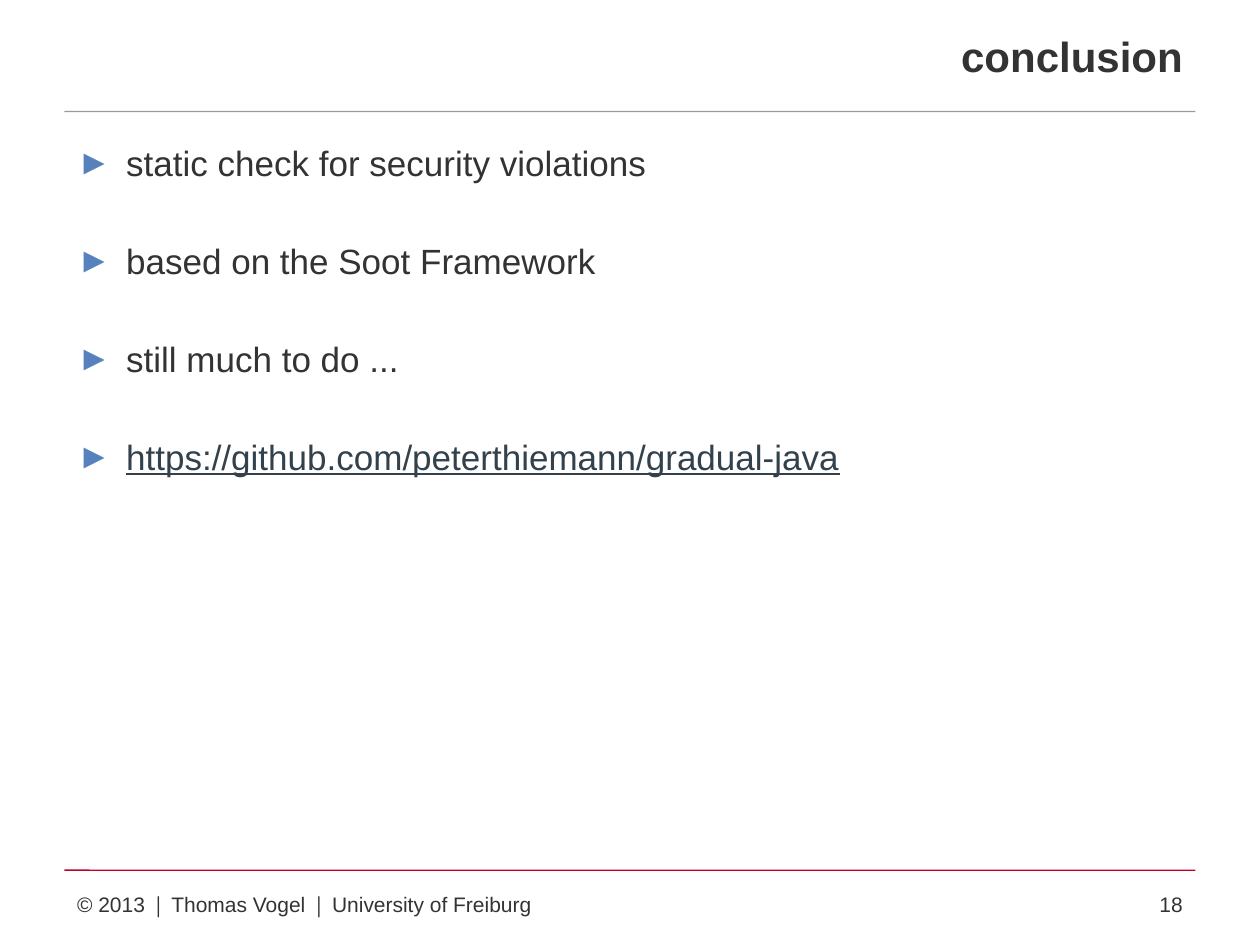
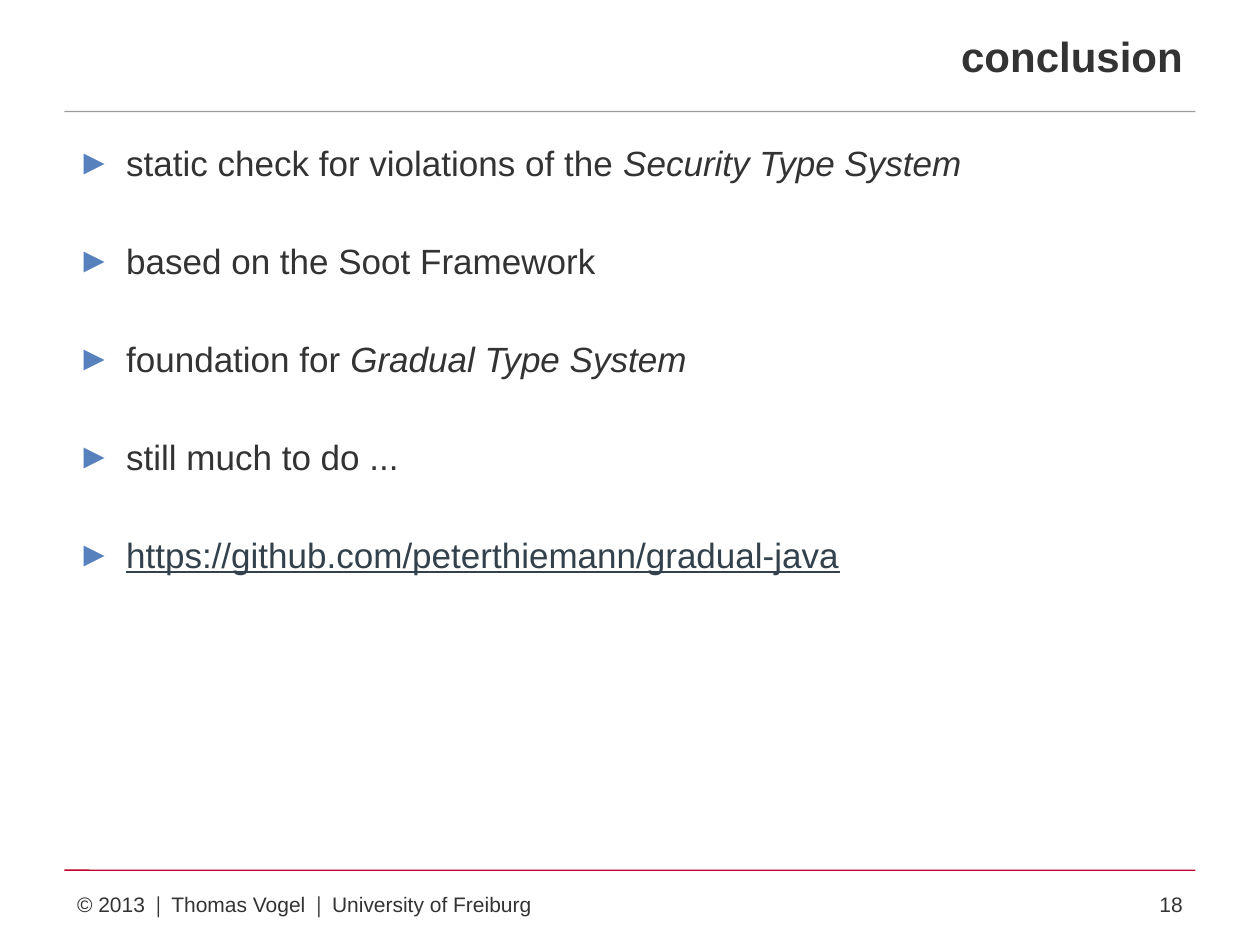
Before and after one commit to proglang/jgs, a slide deck: slide 18 of presentation/presentation.pptx. Drawn at 1260x945 pixels with LibreOffice and Linux fonts; fonts in the diff are those of the drawing. Boxes give left, top, right and bottom in pixels: in the first picture for what was removed or moved away, otherwise in the second. Text is boxed around its words. In the diff, an @@ line names an element or a change of style, - is before the commit and + after.

```diff
--- a/presentation/presentation.pptx
+++ b/presentation/presentation.pptx
@@ text at (x1=126, y1=150, x2=961, y2=183): text changed @@
-► static check for security violations
+► static check for violations of the Security Type System
@@ text at (x1=126, y1=346, x2=687, y2=379): paragraph added @@
+► foundation for Gradual Type System
```
Also in this commit, not shown: 12 other slides changed, 2 other files.
